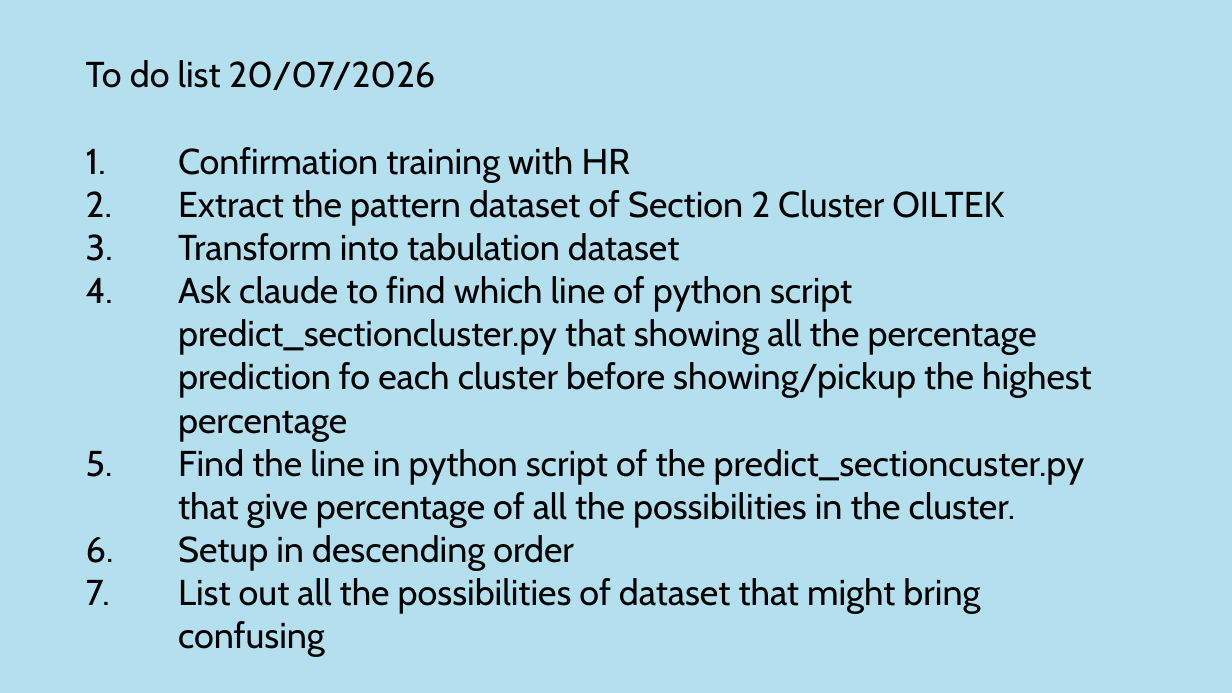
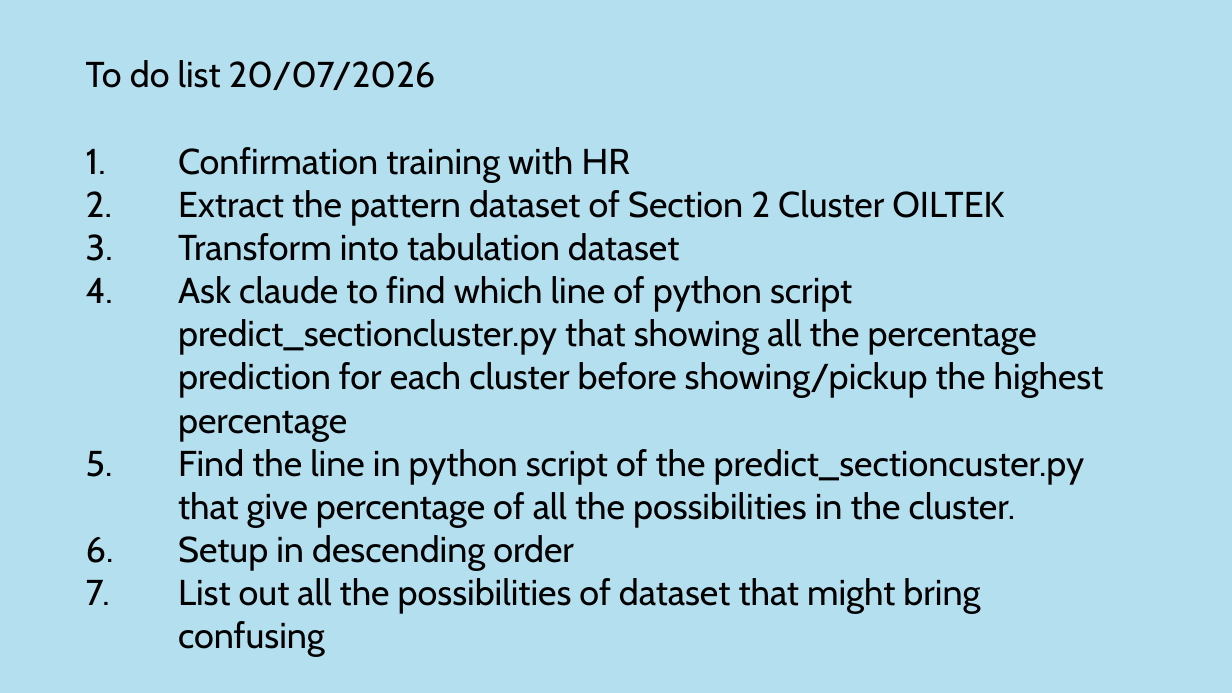
Before and after one commit to Syaziyah30/DeviceCluster, a slide deck: slide 3 of 1.training_model/supplementary/Device Identifier 20260717.pptx. Drawn at 1232x693 pixels with LibreOffice and Linux fonts; fonts in the diff are those of the drawing. Boxes give left, top, right and bottom in pixels: in the first picture for what was removed or moved away, otherwise in the second. Text is boxed around its words. In the diff, an @@ line names an element or a change of style, - is before the commit and + after.

```diff
--- a/1.training_model/supplementary/Device Identifier 20260717.pptx
+++ b/1.training_model/supplementary/Device Identifier 20260717.pptx
@@ text at box(178, 276, 1104, 441): text changed @@
-4. Ask claude to find which line of python script predict_sectioncluster.py that showing all the percentage prediction fo each cluster before showing/pickup the highest percentage
+4. Ask claude to find which line of python script predict_sectioncluster.py that showing all the percentage prediction for each cluster before showing/pickup the highest percentage
```
Also in this commit, not shown: 2 other files.
